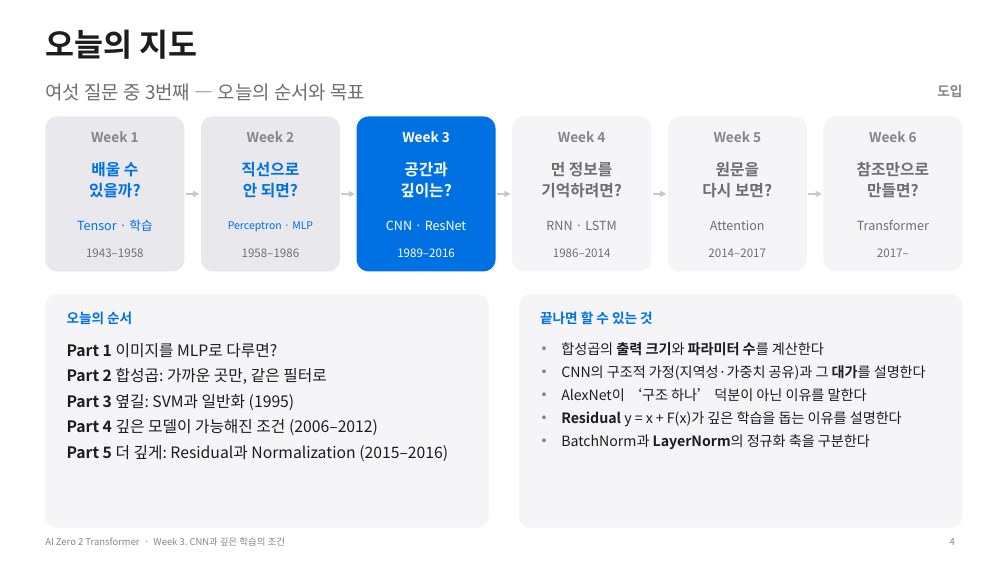
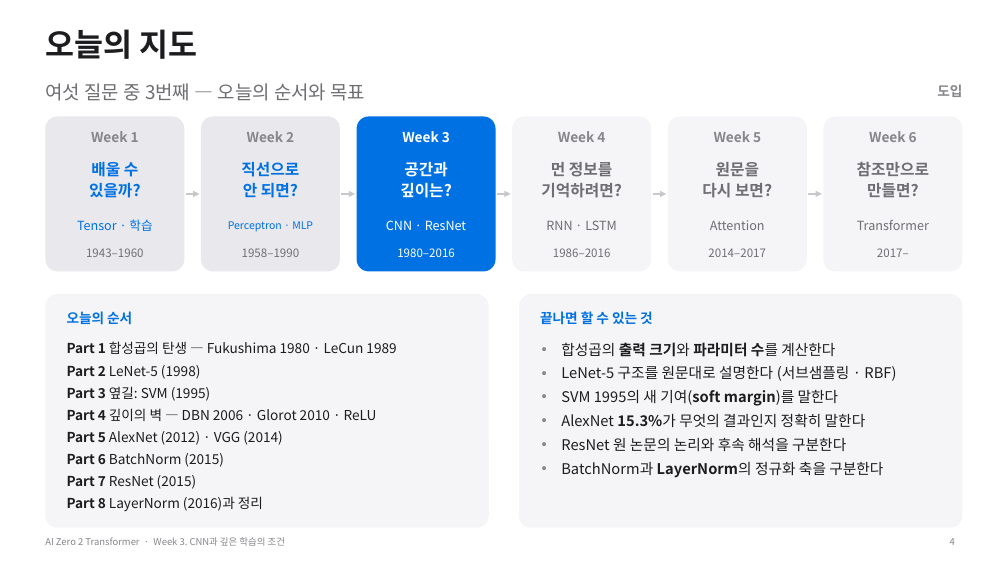
Before and after one commit to myunhh/AI-Zero-2-Transformers, a slide deck: slide 4 of lectures/week03_cnn_and_deep_learning.pptx. Drawn at 1008x567 pixels with LibreOffice and Linux fonts; fonts in the diff are those of the drawing. Boxes give left, top, right and bottom in pixels: in the first picture for what was removed or moved away, otherwise in the second. Text is boxed around its words. In the diff, an @@ line names an element or a change of style, - is before the commit and + after.

```diff
--- a/lectures/week03_cnn_and_deep_learning.pptx
+++ b/lectures/week03_cnn_and_deep_learning.pptx
@@ text at (86, 248, 144, 257): text changed @@
-1943–1958
+1943–1960
@@ text at (242, 248, 300, 257): text changed @@
-1958–1986
+1958–1990
@@ text at (397, 248, 455, 257): text changed @@
-1989–2016
+1980–2016
@@ text at (553, 248, 611, 257): text changed @@
-1986–2014
+1986–2016
@@ text at (67, 341, 396, 511): text changed; size 15 to 13 pt @@
-Part 1 이미지를 MLP로 다루면?
-Part 2 합성곱: 가까운 곳만, 같은 필터로
-Part 3 옆길: SVM과 일반화 (1995)
-Part 4 깊은 모델이 가능해진 조건 (2006–2012)
-Part 5 더 깊게: Residual과 Normalization (2015–2016)
+Part 1 합성곱의 탄생 — Fukushima 1980 · LeCun 1989
+Part 2 LeNet-5 (1998)
+Part 3 옆길: SVM (1995)
+Part 4 깊이의 벽 — DBN 2006 · Glorot 2010 · ReLU
+Part 5 AlexNet (2012) · VGG (2014)
+Part 6 BatchNorm (2015)
+Part 7 ResNet (2015)
+Part 8 LayerNorm (2016)과 정리
@@ text at (561, 340, 883, 478): size 13.5 to 14 pt in "합성곱의 출력 크기와 파라미터 수를 계산한다", "BatchNorm과 LayerNorm의 정규화 축을 구분한다" @@
@@ text at (561, 366, 896, 451): text changed; size 13.5 to 14 pt @@
-• CNN의 구조적 가정(지역성·가중치 공유)과 그 대가를 설명한다
-• AlexNet이 ‘구조 하나’ 덕분이 아닌 이유를 말한다
-• Residual y = x + F(x)가 깊은 학습을 돕는 이유를 설명한다
+• LeNet-5 구조를 원문대로 설명한다 (서브샘플링 · RBF)
+• SVM 1995의 새 기여(soft margin)를 말한다
+• AlexNet 15.3%가 무엇의 결과인지 정확히 말한다
+• ResNet 원 논문의 논리와 후속 해석을 구분한다
```
Also in this commit, not shown: 28 other slides changed, 33 slides added, 13 slides removed, 21 other files.
